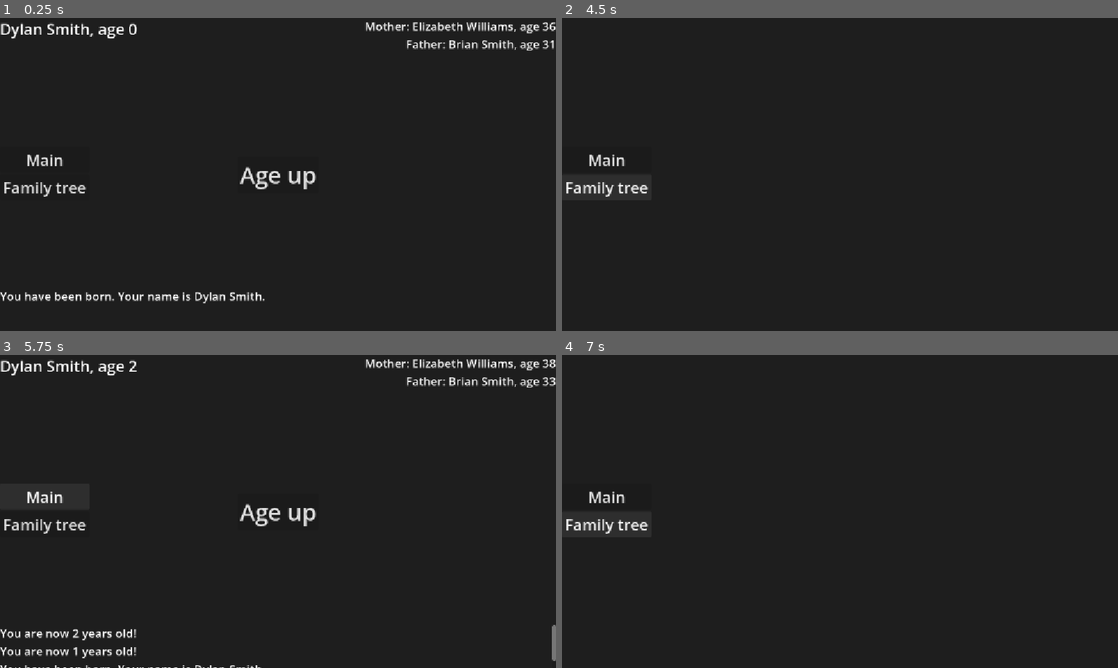
Above: before the commit, frames 1-4 (two rows, left to right).
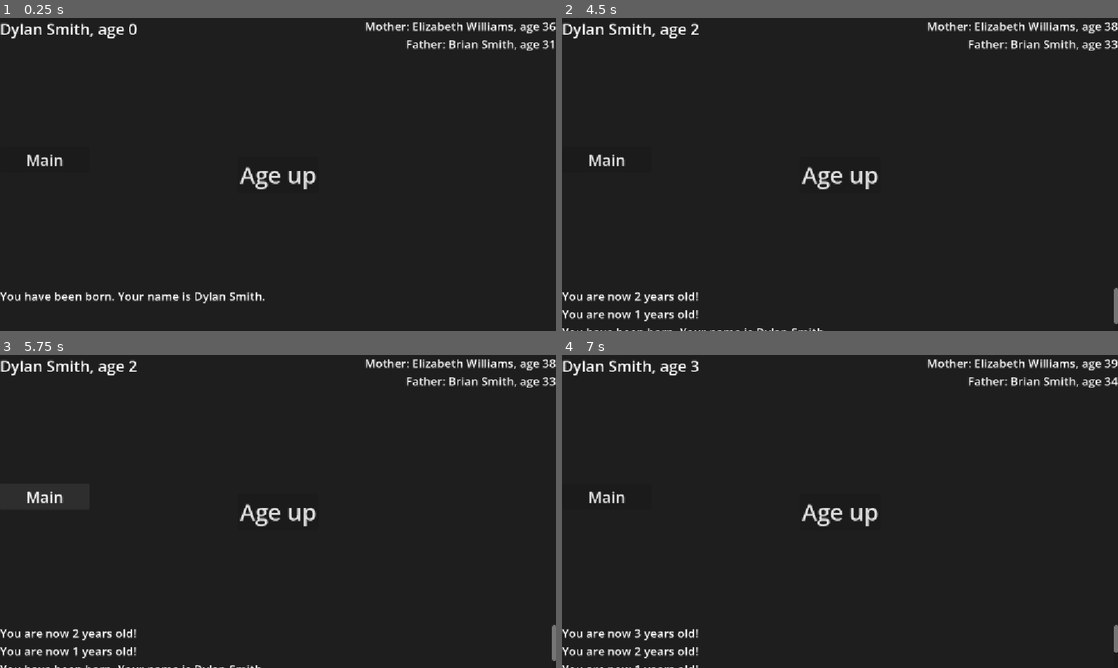
Above: after the commit, the same moments.

Repository: IdfbAn/extralife
Game: Godot game, scene res://scenes/game.tscn
Two runs of this game, one before a commit and one after it. Both use one fixed random seed, a clock stepped at 60 frames per second and the inputs below.
Inputs (mouse positions are in pixels of both pictures, inside the frame that each line leads up to):
- Up to frame 1 (0.25 s): no input
- Up to frame 2 (4.5 s): click (606, 187) at 0.5 s, where only the run before the commit has a clickable "Family tree"; click "Main" at 1.25 s; click "Age up" at 2 s; click "Age up" at 2.75 s; click "Main" at 3.5 s; click (606, 187) at 4.25 s, where only the run before the commit has a clickable "Family tree"
- Up to frame 3 (5.75 s): click "Main" at 5 s
- Up to frame 4 (7 s): click "Age up" at 5.75 s; click (606, 524) at 6.5 s, where only the run before the commit has a clickable "Family tree"

The runs differ from the first frame. In frame 1, 0.3% of the frame differs, in the area x 0-16%, y 52-58%; in frame 2, 2.9%, in the area x 0-100%, y 1-100%; in frame 3, 0.3%; in frame 4, 2.8%.

Commit message:
Remove family tree

Diff:
--- a/scenes/game.tscn
+++ b/scenes/game.tscn
@@ -2,7 +2,6 @@
 
 [ext_resource type="Script" uid="uid://b3t2s316tykkp" path="res://scripts/game.gd" id="1_80nbo"]
 [ext_resource type="PackedScene" uid="uid://bxlss0cp6drbr" path="res://scenes/interfaces/main_interface.tscn" id="2_e2o6t"]
-[ext_resource type="PackedScene" uid="uid://d1jnoy5yr3620" path="res://scenes/interfaces/family_tree.tscn" id="3_lnu2h"]
 [ext_resource type="PackedScene" uid="uid://bxlsle32ov83r" path="res://scenes/interface_tabs.tscn" id="4_lbhrr"]
 
 [node name="Game" type="Node" unique_id=1323083358]
@@ -10,9 +9,6 @@
 
 [node name="MainInterface" parent="." unique_id=654514642 instance=ExtResource("2_e2o6t")]
 
-[node name="FamilyTree" parent="." unique_id=23658500 instance=ExtResource("3_lnu2h")]
-visible = false
-
 [node name="InterfaceTabs" parent="." unique_id=246865973 instance=ExtResource("4_lbhrr")]
 offset_top = -57.0
 offset_right = 186.0
--- a/scenes/interface_tabs.tscn
+++ b/scenes/interface_tabs.tscn
@@ -17,11 +17,4 @@
 theme_override_font_sizes/font_size = 32
 text = "Main"
 
-[node name="FamilyTree" type="Button" parent="." unique_id=856776183]
-layout_mode = 2
-mouse_filter = 1
-theme_override_font_sizes/font_size = 32
-text = "Family tree"
-
 [connection signal="pressed" from="Main" to="." method="_on_main_pressed"]
-[connection signal="pressed" from="FamilyTree" to="." method="_on_family_tree_pressed"]
--- a/scenes/interfaces/family_tree.tscn
+++ /dev/null
@@ -1,9 +0,0 @@
-[gd_scene format=3 uid="uid://d1jnoy5yr3620"]
-
-[node name="FamilyTree" type="Control" unique_id=23658500]
-layout_mode = 3
-anchors_preset = 15
-anchor_right = 1.0
-anchor_bottom = 1.0
-grow_horizontal = 2
-grow_vertical = 2
--- a/scripts/interface_tabs.gd
+++ b/scripts/interface_tabs.gd
@@ -1,12 +1,9 @@
 extends Control
 
-@onready var interfaces: Array[Control] = [$"../MainInterface", $"../FamilyTree"]
+@onready var interfaces: Array[Control] = [$"../MainInterface"]
 
 func _on_main_pressed():
     switch_interface($"../MainInterface")
-
-func _on_family_tree_pressed():
-    switch_interface($"../FamilyTree")
 
 func switch_interface(scene: Control):
     assert(scene in interfaces, "Given scene not in interfaces array")
